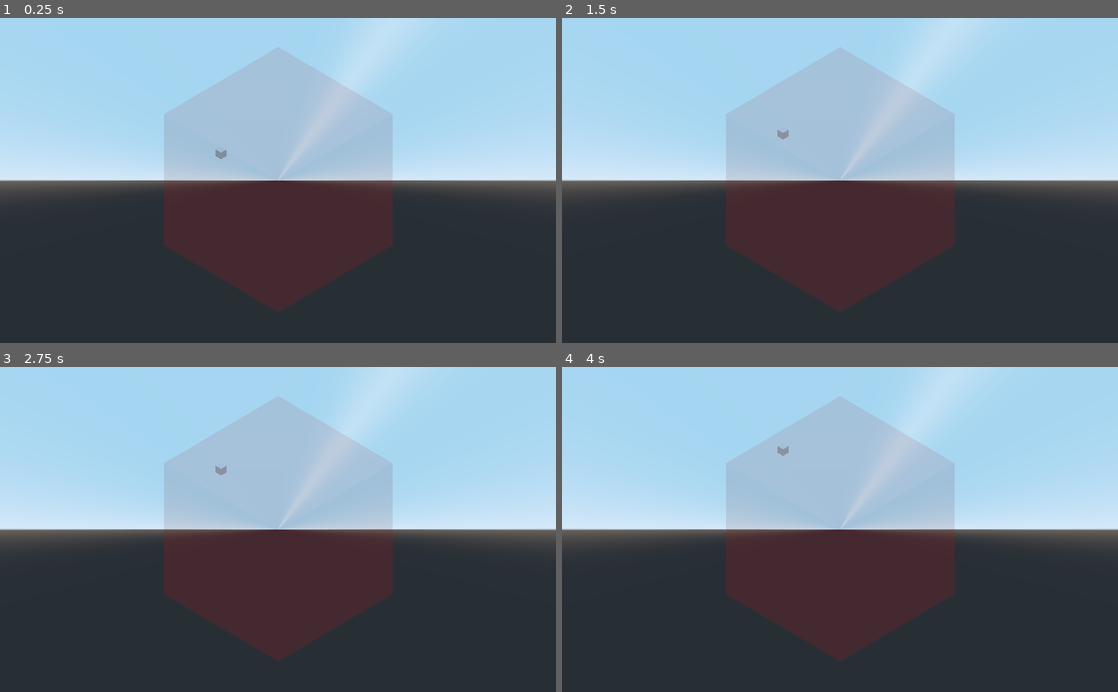
Above: before the commit, frames 1-4 (two rows, left to right).
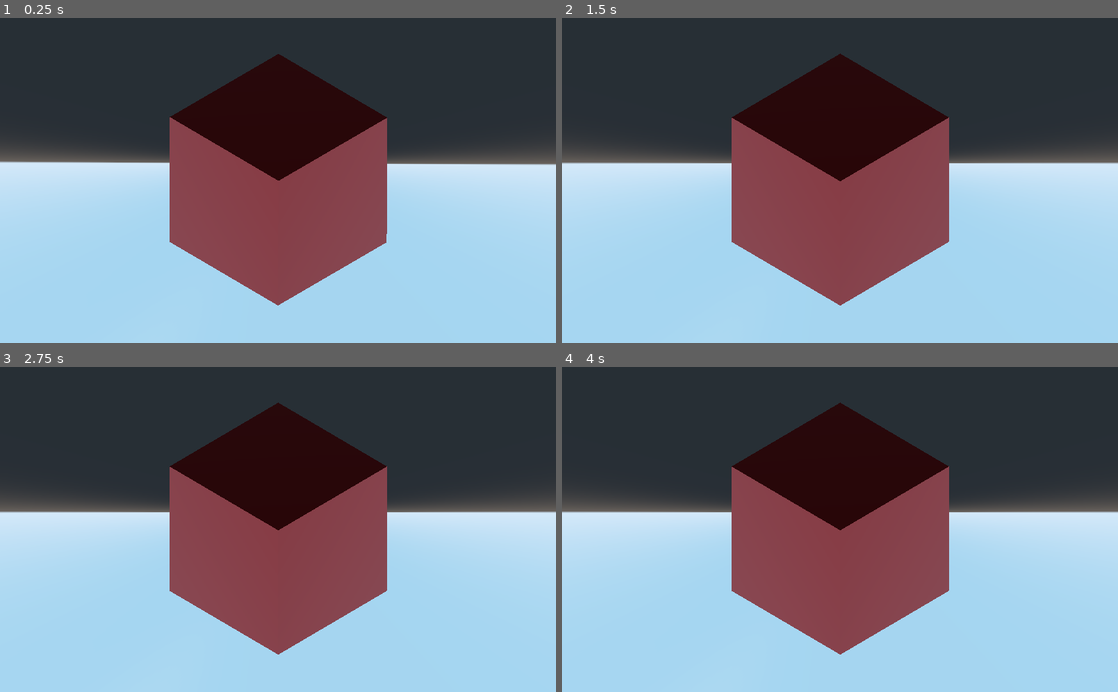
Above: after the commit, the same moments.

Repository: fl0wo/enter-the-cube
Game: Godot game, scene res://Planet1.tscn
The game is run twice, just before and just after one commit, with the same random seed, the same clock (stepped at 60 frames per second) and the same inputs.
Inputs (mouse positions are in pixels of both pictures, inside the frame that each line leads up to):
- Up to frame 1 (0.25 s): no input
- Up to frame 2 (1.5 s): tap Enter at 0.5 s; move the mouse to (962, 164) at 0.52 s; hold Up (ui_up) 0.53-1.28 s; click (962, 164) at 0.67 s; tap Space at 1.25 s; move the mouse to (728, 196) at 1.27 s
- Up to frame 3 (2.75 s): tap Enter at 2 s; move the mouse to (333, 458) at 2.02 s; hold Up (ui_up) from 2.03 s (still down)
- Up to frame 4 (4 s): tap Space at 2.75 s; move the mouse to (812, 594) at 2.77 s; click (812, 594) at 2.92 s; tap Enter at 3.5 s; move the mouse to (1006, 578) at 3.52 s; release Up (ui_up) at 3.53 s

The runs differ from the first frame. In frame 1, 97% of the frame differs, in the area x 0-100%, y 0-100%; in frame 2, 97%; in frame 3, 97%; in frame 4, 97%.

Commit message:
Add files via upload

Diff:
--- /dev/null
+++ b/FollowPlayerRotation.gd
@@ -0,0 +1,49 @@
+extends Spatial
+onready var map = get_node('/root/WorldModelGenerator')
+var face_cube_to_rotation = [
+	[-36, 45, 0], # 0 V
+	[36, 45, 60], # 2 V
+	[36, 45, -60], # 3 v
+	[-36, 135, -120], # 4 v
+	[-36, 135, 120], # 5
+	[36, 135, 180], # 1
+]
+
+func _ready():
+	pass
+
+func _process(delta):
+	# Follow with a slerp the cube rotation
+	var face_index = map.get_player_world_face_index()
+
+	var target_rotation = Vector3(
+		face_cube_to_rotation[face_index][0],
+		face_cube_to_rotation[face_index][1],
+		face_cube_to_rotation[face_index][2]
+	)
+	face_cube_to_rotation[face_index];
+
+	# float lerp_angle(from: float, to: float, weight: float)
+	var new_rotation = Vector3(
+		rad2deg(lerp_angle(
+			deg2rad(rotation_degrees.x),
+			deg2rad(target_rotation.x),
+			0.1
+		)),
+		rad2deg(lerp_angle(
+			deg2rad(rotation_degrees.y),
+			deg2rad(target_rotation.y),
+			0.1
+		)),
+		rad2deg(lerp_angle(
+			deg2rad(rotation_degrees.z),
+			deg2rad(target_rotation.z),
+			0.1
+		))
+	)
+	rotation_degrees = new_rotation
+
+	#var velocity Vector3.FORWARD var angular_acceleration 10 var speed 0
+	#func _physics_process(delta): if (Input.ls_actton_pressed("ui_up') II Inpot.is_action_pressed("ot_left.9 II Inpot.is_action_pressed(•ot_rtght') II Inpot.is_oction_presseWot_down•)): speed 0.5 velocity - vector3(Inpot.get_oction_strengtt('ot_right") - Inpot.get_oction_strength("oi_left'). 0, Inpot.get_oction_strengtt('ot_down') - Inpot.get_oction_strength("otop")).normalized()
+	#else: speed - 0
+	#Olobel.text "rotation : • • String(red2deglatan2(-velocity.x, -velocity.z))) Oplayer/oesh.rototion.y lerp(Splayer/nesh.rotation.y, aton21-velatty.x, -velocity.z), delta angular_acceleratton) $ployer.nove_ond_sltde(velocity • speed, Vector3.UP)
--- a/Planet1.tscn
+++ b/Planet1.tscn
@@ -1,21 +1,20 @@
-[gd_scene load_steps=4 format=2]
+[gd_scene load_steps=5 format=2]
 
 [ext_resource path="res://Player.gd" type="Script" id=1]
+[ext_resource path="res://FollowPlayerRotation.gd" type="Script" id=2]
 
 [sub_resource type="GDScript" id=1]
 script/source = "extends Spatial
 
-onready var gen = preload(\"res://map/WorldModelGenerator.gd\")
-var map;
+onready var map = get_node('/root/WorldModelGenerator')
 var player;
+var camera_origin;
 
 # Called when the node enters the scene tree for the first time.
 func _ready():
-	map = gen.new();
 	map.initWorld();
-	player = get_child(0)
-	print('Ciao')
-	print(map.world_data)
+	player = get_child(0);
+	camera_origin = get_child(1);
 	update_player_position()
 
 
@@ -41,28 +40,19 @@
 		print('Player moved:',player.translation)
 
 func update_player_position():
+	var old_cube_face = map.get_player_world_face_index()
 	player.translation = map.get_player_world_position()
+	var new_cube_face = map.get_player_world_face_index()
 
+	#if(old_cube_face!=new_cube_face)
 "
 
 [sub_resource type="SpatialMaterial" id=2]
-flags_transparent = true
 albedo_color = Color( 1, 0, 0, 0.211765 )
 roughness = 0.18
 roughness_texture_channel = 1
 
 [node name="Space" type="Spatial"]
-
-[node name="Camera Origin" type="Spatial" parent="."]
-transform = Transform( 0.707107, -0.415627, 0.572061, 0, 0.809017, 0.587785, -0.707107, -0.415627, 0.572061, 0, 0, 0 )
-
-[node name="Camera" type="Camera" parent="Camera Origin"]
-transform = Transform( 1, 0, 0, 0, 1, -2.98023e-08, 0, 0, 1, -0.0325737, -0.103939, 150.075 )
-projection = 1
-fov = 12.8
-size = 40.0
-near = 0.03
-far = 214.0
 
 [node name="World" type="Spatial" parent="."]
 transform = Transform( 0.995324, 0, 0, 0, 0.995324, 0, 0, 0, 0.995324, 0, 0, 0 )
@@ -78,11 +68,23 @@
 height = 1.0
 depth = 1.0
 
+[node name="Camera Origin" type="Spatial" parent="World"]
+transform = Transform( 0.710428, -0.417579, 0.574748, -0.0172458, -0.822714, -0.57642, 0.710219, 0.397725, -0.588914, 0, 0, 0 )
+script = ExtResource( 2 )
+
+[node name="Camera" type="Camera" parent="World/Camera Origin"]
+transform = Transform( 1, 0, 0, 0, 1, -2.98023e-08, 0, 0, 1, -0.0325737, -0.103939, 150.075 )
+projection = 1
+fov = 20.3
+size = 40.0
+near = 2.92
+far = 8192.0
+
 [node name="Shape" type="CSGBox" parent="World"]
 transform = Transform( 1, 0, 0, 0, 1, 0, 0, 0, 1, 0, 0, 0 )
-width = 20.0
-height = 20.0
-depth = 20.0
+width = 19.0
+height = 19.0
+depth = 19.0
 material = SubResource( 2 )
 
 [node name="Tween" type="Tween" parent="World"]
--- a/map/WorldModelGenerator.gd
+++ b/map/WorldModelGenerator.gd
@@ -1,5 +1,5 @@
 extends Node
-class_name WorldModelGenerator
+
 export(int) var WORLD_SIZE = 20
 const CELL_SIZE = 1
 
--- a/project.godot
+++ b/project.godot
@@ -8,21 +8,15 @@
 
 config_version=4
 
-_global_script_classes=[ {
-"base": "Node",
-"class": "WorldModelGenerator",
-"language": "GDScript",
-"path": "res://map/WorldModelGenerator.gd"
-} ]
-_global_script_class_icons={
-"WorldModelGenerator": ""
-}
-
 [application]
 
 config/name="EnterTheCube"
 run/main_scene="res://Planet1.tscn"
 config/icon="res://icon.png"
+
+[autoload]
+
+WorldModelGenerator="*res://map/WorldModelGenerator.gd"
 
 [editor_plugins]
 
